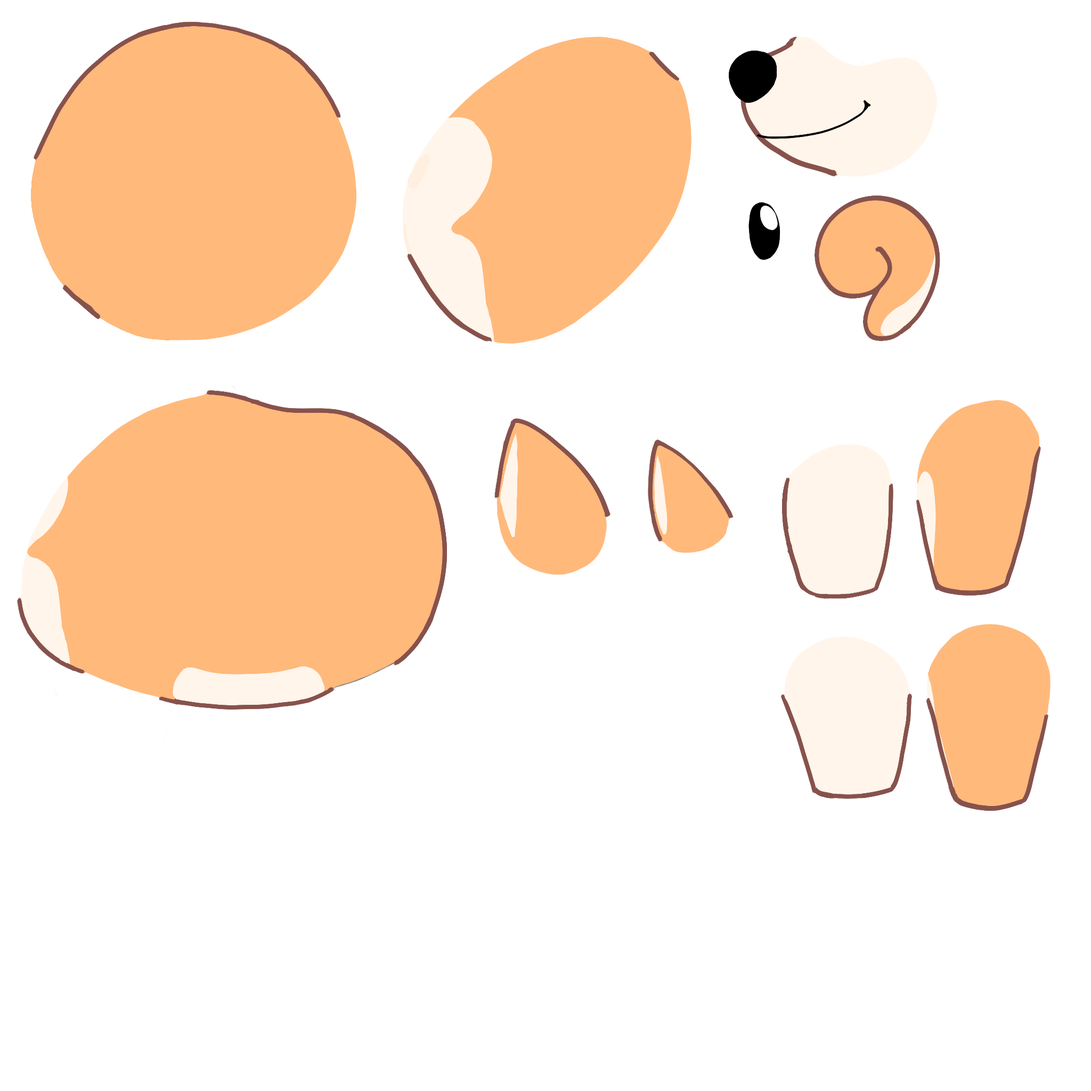
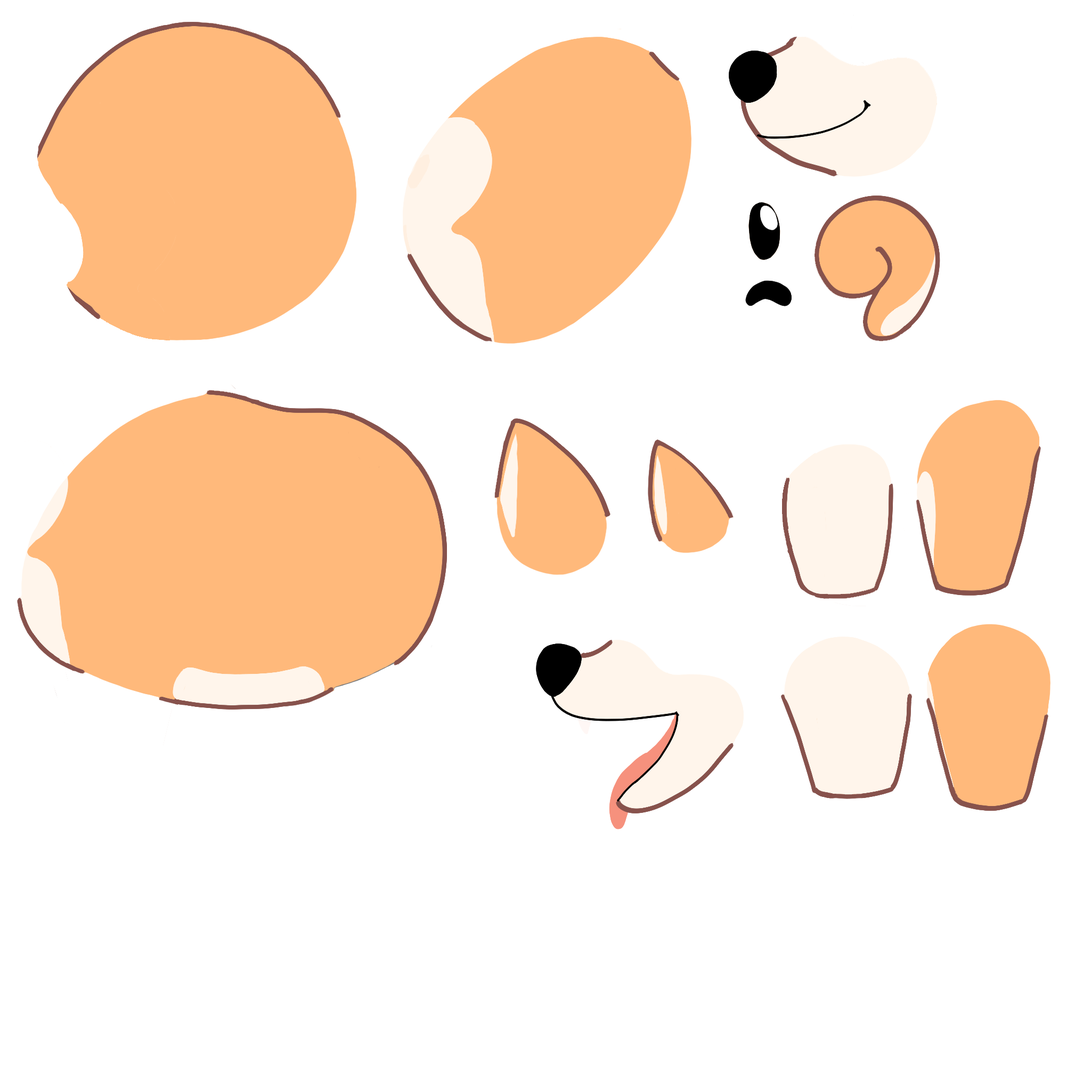
Layered file, before and after one edit (1091x1091). Changes by layer:
added layer "Layer 2" in group "side" over box(536, 280, 792, 814)
added layer "Layer 3" in group "side" over box(552, 640, 745, 810)
added layer "Layer 4" in group "side" over box(577, 710, 685, 830)
painted on "head", masked it over box(30, 146, 84, 302)
